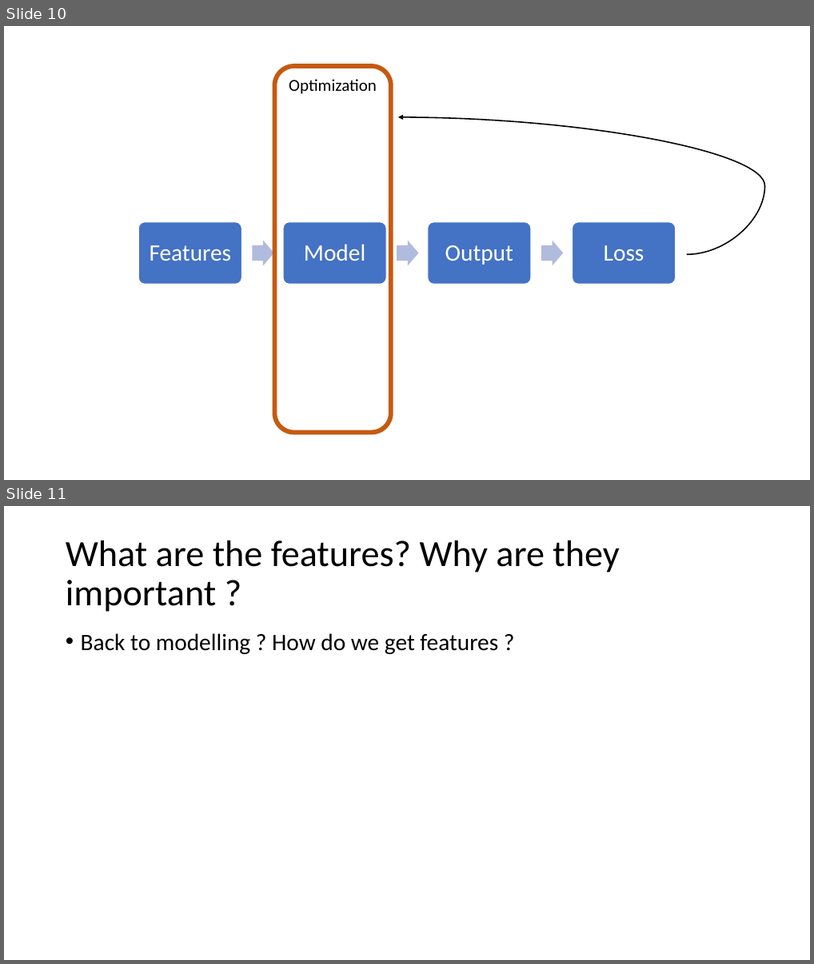
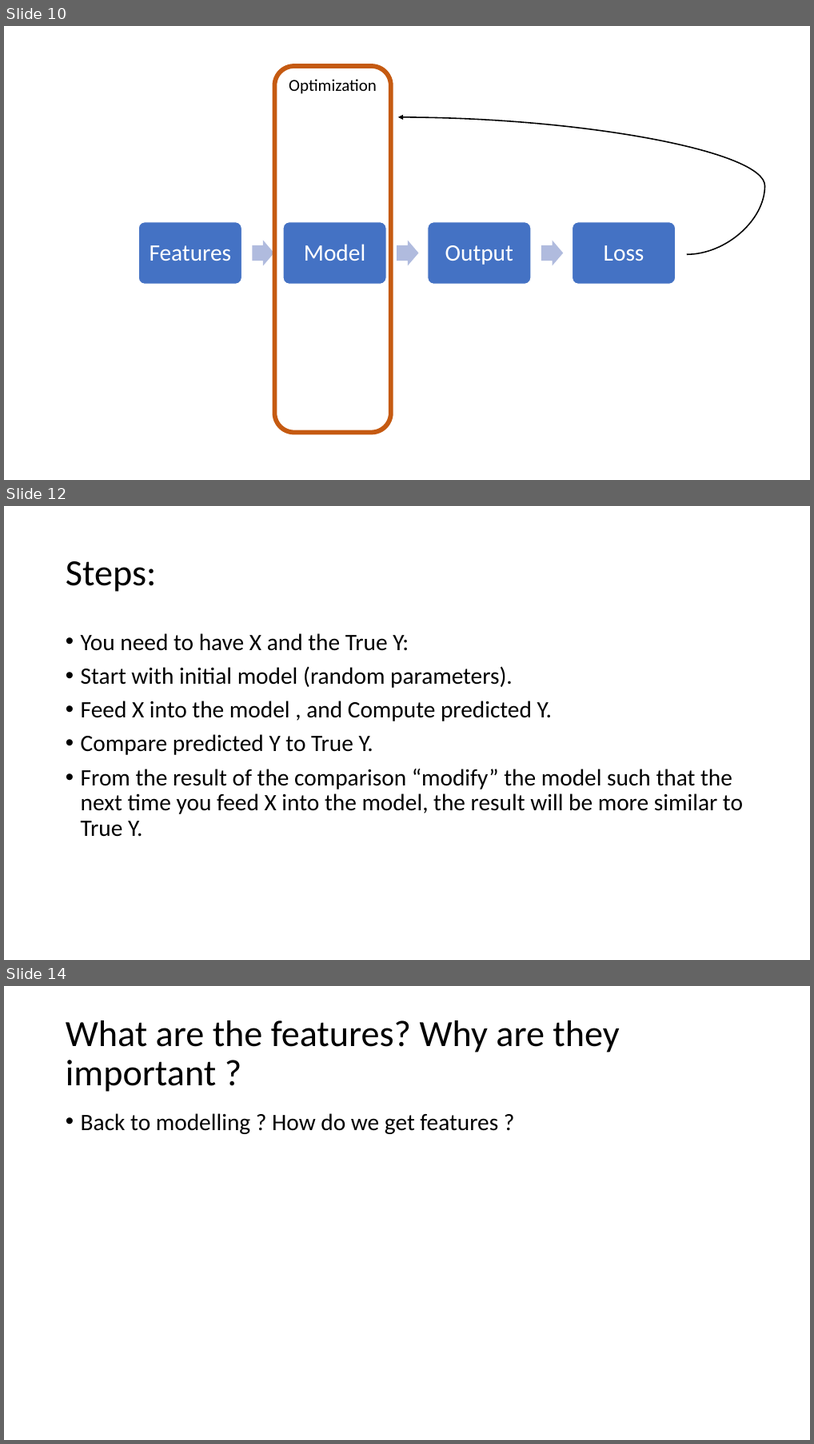
Before and after one commit to moayad-hsn/IndabaX-Sudan-2019, a slide deck: Intro to ML.pptx. Shown one above the other, each under a label of ours: slides 10 and 11 before the commit, slides 10, 12 and 14 after it; the slides between them are not shown. The pictures are 814x964 and 814x1444 pixels, drawn with LibreOffice and Linux fonts; fonts in the diff are those of the drawing. Boxes give left, top, right and bottom in pixels: in the first picture for what was removed or moved away, otherwise in the second. Text is boxed around its words. In the diff, an @@ line names an element or a change of style, - is before the commit and + after.

```diff
--- a/Intro to ML.pptx
+++ b/Intro to ML.pptx
@@ slide 12 added at [4, 506, 810, 960], background #FFFFFF @@
@@ title added at [66, 561, 157, 592], 44 pt, text #000000 @@
+Steps:
@@ text added at [81, 633, 743, 836], 28 pt, text #000000 @@
+• You need to have X and the True Y:
+• Start with initial model (random parameters).
+• Feed X into the model , and Compute predicted Y.
+• Compare predicted Y to True Y.
+• From the result of the comparison “modify” the model such that the next time you feed X into the model, the result will be more similar to True Y.
@@ what was slide 11 is now slide 14 @@
```
Also in this commit, not shown: 6 slides changed, 2 other slides added, 1 slide removed.
